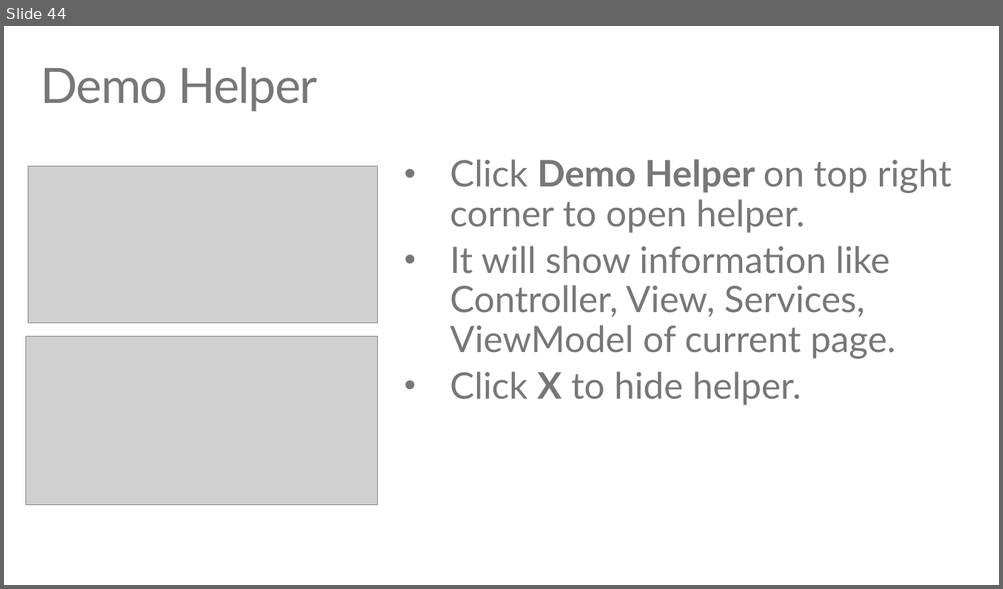
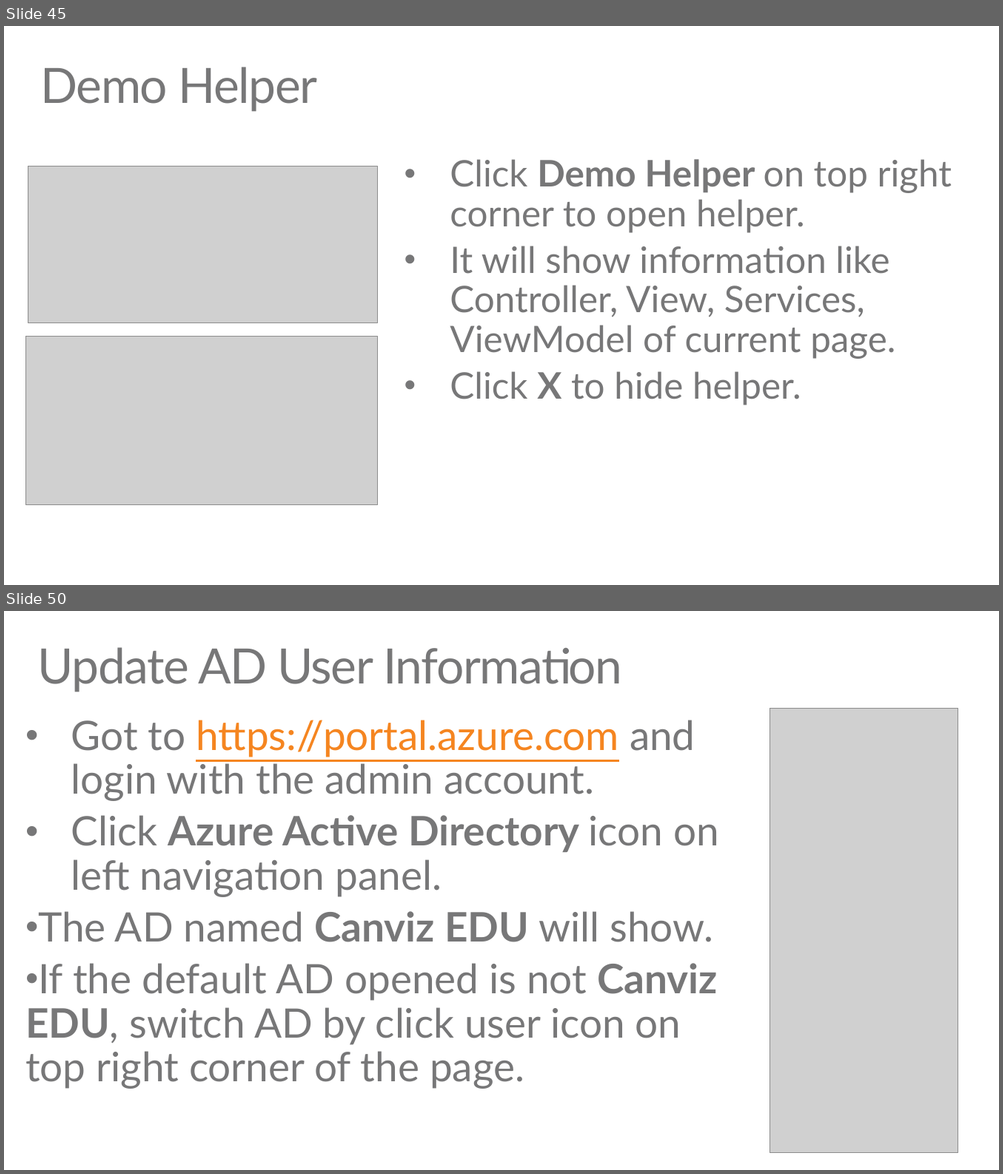
Before and after one commit to TylerLu/EDUGraphAPI-Angular, a slide deck: EDU GRAPH-API Demo Script.pptx. Shown one above the other, each under a label of ours: slide 44 before the commit, slides 45 and 50 after it; the slides between them are not shown. The pictures are 1003x589 and 1003x1174 pixels, drawn with LibreOffice and Linux fonts; fonts in the diff are those of the drawing; grey boxes stand for pictures. Boxes give left, top, right and bottom in pixels: in the first picture for what was removed or moved away, otherwise in the second. Text is boxed around its words. In the diff, an @@ line names an element or a change of style, - is before the commit and + after.

```diff
--- a/EDU GRAPH-API Demo Script.pptx
+++ b/EDU GRAPH-API Demo Script.pptx
@@ slide 50 added at [4,611,999,1170], background #FFFFFF @@
@@ title added at [37,647,623,692], 48 pt, text #777778 @@
+Update AD User Information
@@ text added at [25,720,719,1089], 40 pt, text #777778 @@
+• Got to https://portal.azure.com and login with the admin account.
+• Click Azure Active Directory icon on left navigation panel.
+• The AD named Canviz EDU will show.
+• If the default AD opened is not Canviz EDU, switch AD by click user icon on top right corner of the page.
@@ picture added at [770,708,959,1153] @@
@@ what was slide 44 is now slide 45 @@
```
Also in this commit, not shown: 2 slides changed, 8 other slides added.
